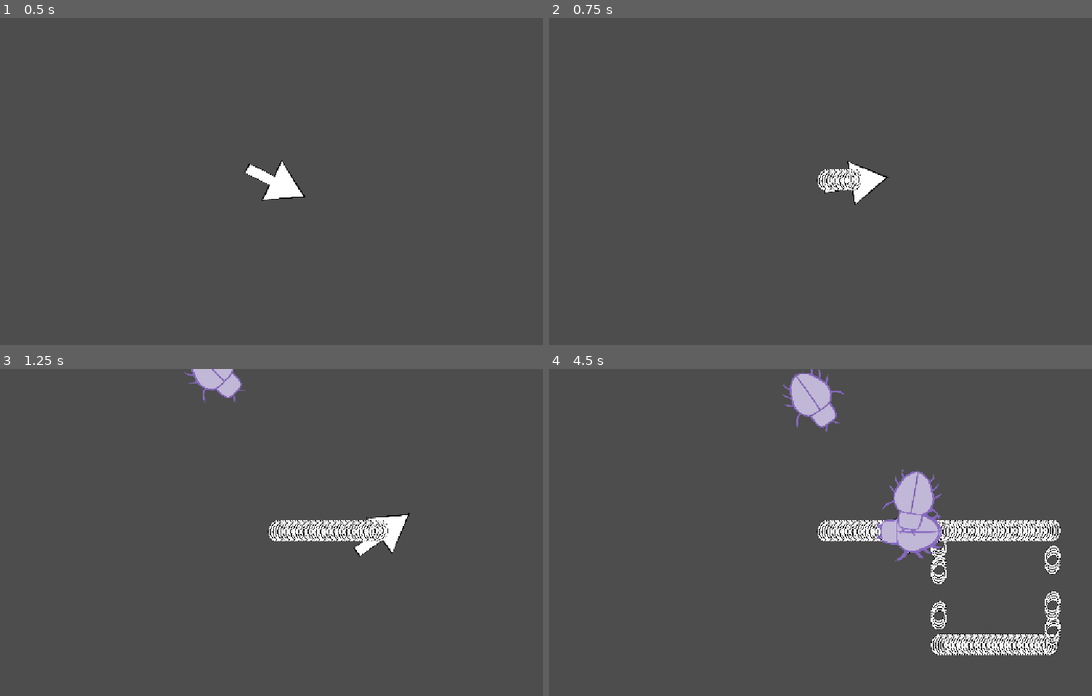
Above: before the commit, frames 1-4 (two rows, left to right).
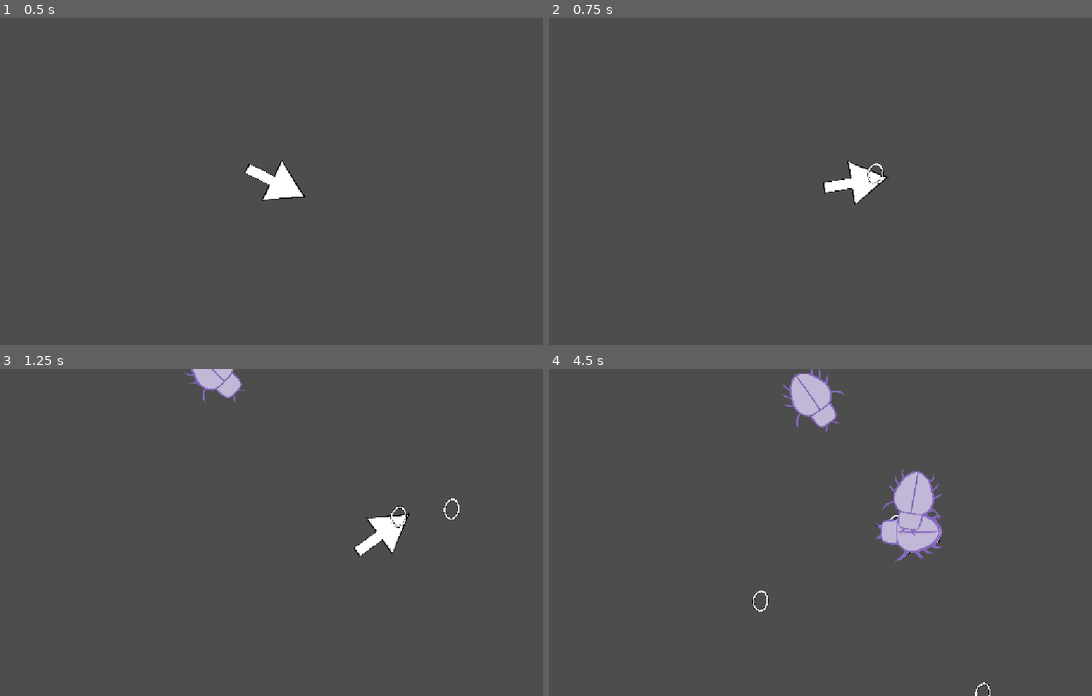
Above: after the commit, the same moments.

Repository: HaroldHuynh/2026GameJam
Game: Godot game, scene res://player/player_test_level.tscn
Two runs of this game, one before a commit and one after it. Both use one fixed random seed, a clock stepped at 60 frames per second and the inputs below.
Inputs (mouse positions are in pixels of both pictures, inside the frame that each line leads up to):
- Up to frame 1 (0.5 s): no input
- Up to frame 2 (0.75 s): tap Enter at 0.5 s; move the mouse to (950, 165) at 0.52 s; hold D (right) from 0.53 s (still down); hold Space from 0.53 s (still down)
- Up to frame 3 (1.25 s): keep holding D (right); keep holding Space
- Up to frame 4 (4.5 s): move the mouse to (706, 548) at 1.27 s; release D (right) at 1.28 s; release Space at 1.28 s; hold S (down) 1.28-2.03 s; tap Space at 1.35, 1.52, 1.82, 2.85, 3.02, 3.32, 4.35 s; move the mouse to (885, 460) at 2.02 s; hold D (right) 2.03-2.78 s; hold Space 2.03-2.78 s; move the mouse to (798, 597) at 2.77 s; hold W (up) 2.78-3.53 s; move the mouse to (999, 581) at 3.52 s; hold Space 3.53-4.28 s; hold A (left) from 3.53 s (still down); move the mouse to (652, 483) at 4.27 s

Frame 1 is identical in both runs. In frame 2, 0.3% of the frame differs, in the area x 49-62%, y 44-53%; in frame 3, 1.3%; in frame 4, 4.4%, in the area x 37-95%, y 44-100%.

Commit message:
set shooting cooldown

Diff:
--- a/player/bullet_0.gd
+++ b/player/bullet_0.gd
@@ -10,4 +10,4 @@
 
 # Called every frame. 'delta' is the elapsed time since the previous frame.
 func _process(delta: float) -> void:
-	pass
+	position += speed * direction * delta
--- a/player/player.gd
+++ b/player/player.gd
@@ -4,11 +4,13 @@
 
 var screen_size : Vector2
 var speed : int
+var can_shoot : bool
 
 func _ready():
 	screen_size = get_viewport_rect().size
 	position = screen_size / 2
 	speed = 300.0
+	can_shoot = true
 
 func _physics_process(delta: float) -> void:
 	process_movement()
@@ -26,6 +28,13 @@
 	position = position.clamp(Vector2.ZERO, screen_size)
 
 	#shooting
-	if Input.is_key_pressed(KEY_SPACE):
+	if Input.is_key_pressed(KEY_SPACE) and can_shoot:
 		var dir = get_global_mouse_position() - position
 		shoot.emit(position, dir)
+		can_shoot = false
+		$ShotTimer.start()
+
+
+
+func _on_shot_timer_timeout() -> void:
+	can_shoot = true
--- a/player/player.tscn
+++ b/player/player.tscn
@@ -19,3 +19,8 @@
 [node name="CollisionShape2D" type="CollisionShape2D" parent="." unique_id=558579591]
 position = Vector2(0.5, 2)
 shape = SubResource("RectangleShape2D_rkikn")
+
+[node name="ShotTimer" type="Timer" parent="." unique_id=1611163808]
+wait_time = 0.5
+
+[connection signal="timeout" from="ShotTimer" to="." method="_on_shot_timer_timeout"]
